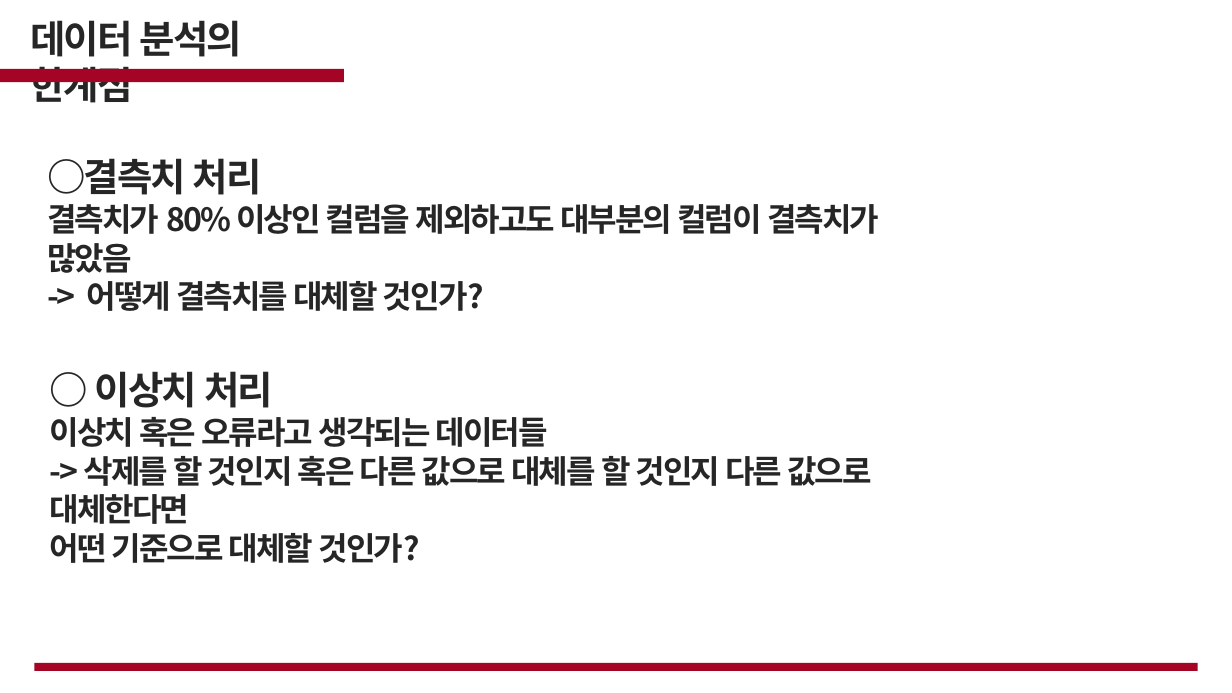
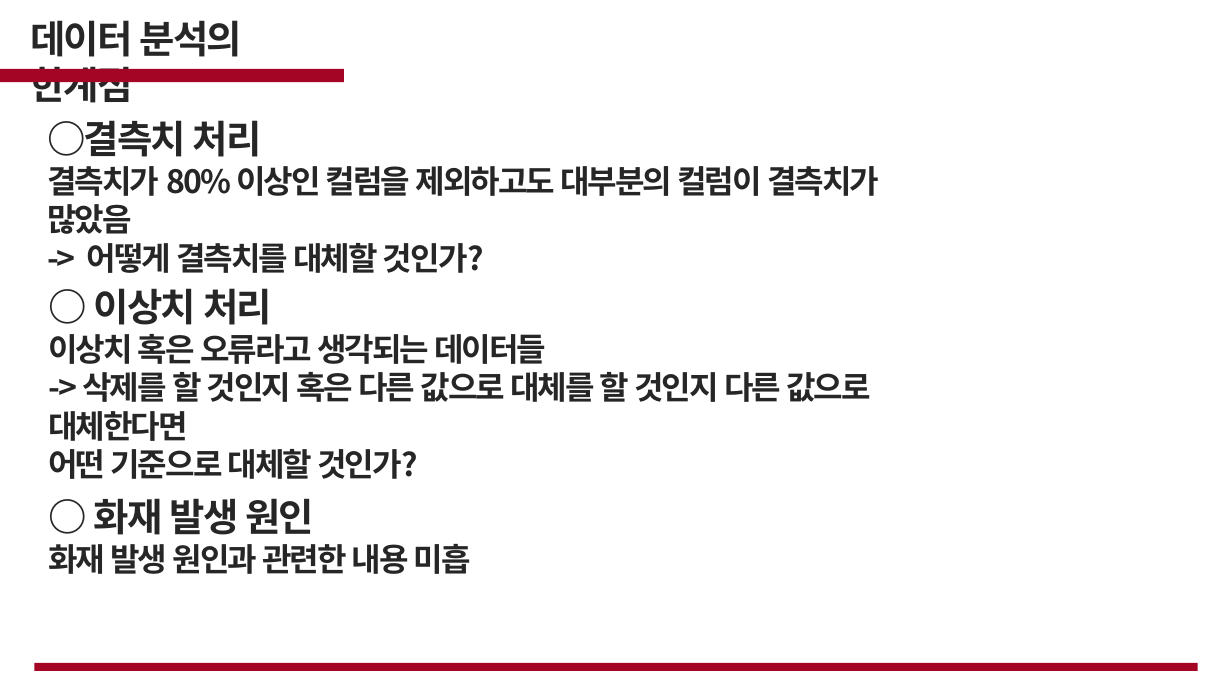
Before and after one commit to cjsgk106/fire-prediction-analysis, a slide deck: slide 26 of work/화재.pptx. Drawn at 1232x693 pixels with LibreOffice and Linux fonts; fonts in the diff are those of the drawing; background and template pictures are left out. Boxes give left, top, right and bottom in pixels: in the first picture for what was removed or moved away, otherwise in the second. Text is boxed around its words. In the diff, an @@ line names an element or a change of style, - is before the commit and + after.

Commit message:
ppt final2

```diff
--- a/work/화재.pptx
+++ b/work/화재.pptx
@@ text "○결측치 처리": place and size @@
-text "○결측치 처리" at (47,158,879,311)
+text "○결측치 처리" at (47,120,879,273)
@@ text "○ 이상치 처리": place and size @@
-text "○ 이상치 처리" at (50,371,872,563)
+text "○ 이상치 처리" at (48,288,871,479)
@@ text added at (48,498,471,574), 25 pt, text #262626, bold @@
+○ 화재 발생 원인
+화재 발생 원인과 관련한 내용 미흡
```
Also in this commit, not shown: 1 other slide changed.
